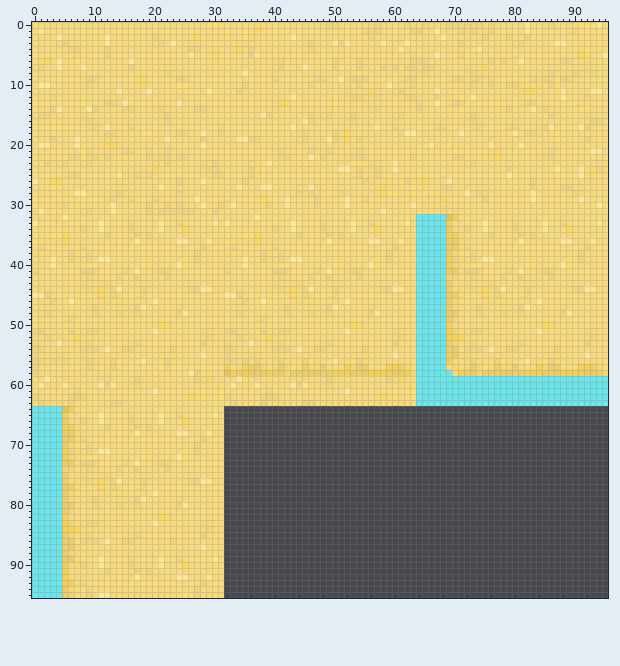
File history of a sprite sheet, assets/externalTileset/kascha/beach.png. This is how it looked before the edit.
The file is 96x96 pixels. Colours within 5 levels of each other are drawn and written as one.
New version:
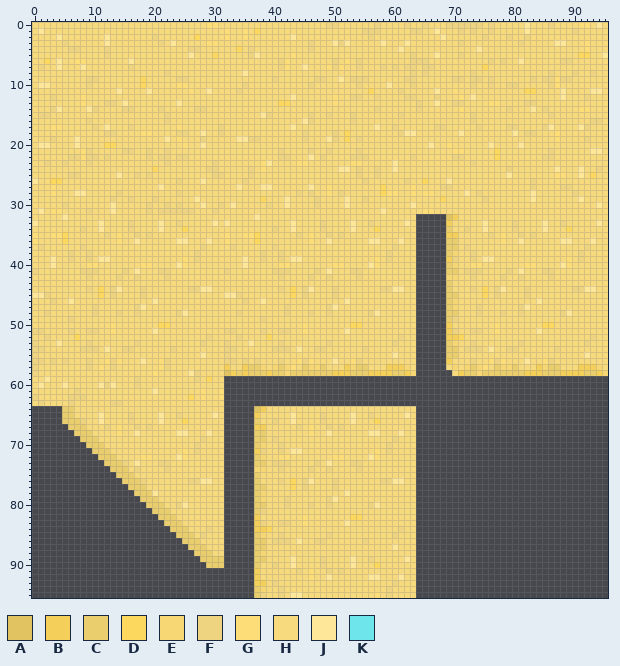
Palette (. is transparent): A #e1c362  B #f4d05b  C #eacd6d  D #fdd85f  E #f6d774  F #eed480  G #fddd77  H #f7da7e  J #ffe79a  K #6de5ea
Difference:
y 32..57: x 64..68 KKKKK -> .....
y 58: x 64..69 KKKKKK -> ......
y 59: x 32..95 HHJHHHHHHHHHHHHHHFHHHHHHHHHFHDHHKKKKKKKKKKKKKKKKKKKKKKKKKKKKKKKK -> ................................................................
y 60: x 32..95 HJHHHJHHHHHJFJHHHFHHHHHHHHHHHHHHKKKKKKKKKKKKKKKKKKKKKKKKKKKKKKKK -> ................................................................
y 61: x 32..95 HHHHHHHFHHHHHHHHHHHHJHHHHHHHGHHGKKKKKKKKKKKKKKKKKKKKKKKKKKKKKKKK -> ................................................................
y 62: x 32..95 FHHHHHFFFHHHHHHHHHHHHHHHHHDHGHHGKKKKKKKKKKKKKKKKKKKKKKKKKKKKKKKK -> ................................................................
y 63: x 32..95 HFHHHHFHHHHHHFFHHHHHHHHHHHHHHHHHKKKKKKKKKKKKKKKKKKKKKKKKKKKKKKKK -> ................................................................
y 64: x 0..6 KKKKKAB -> .....CC; x 37..63 ........................... -> ABHHHHHHHHHHHHHHHHHHHHHHHHH
y 65: x 0..6 KKKKKBH -> .....CC; x 37..63 ........................... -> BHHHHHJHHHHFHHHHJHHFHHHHHJH
y 66: x 0..4 KKKKK -> .....; x 6..7 HH -> CC; x 37..63 ........................... -> CHHFHHJHHHHFHHHHJHHHDHHHHHH
y 67: x 0..8 KKKKKBBHH -> ......CCC; x 37..63 ........................... -> BBHHHHHFHGHHFHFHHHHHHHHHHHH
y 68: x 0..9 KKKKKCCHHH -> .......CCC; x 37..63 ........................... -> CCHHHHHHHGHHJHHHHHHJJHHHJHH
y 69: x 0..10 KKKKKCCHFHH -> ........CCC; x 37..63 ........................... -> CCHFHHHHHHHHHHHHHHHHHHHFHHH
y 70: x 0..11 KKKKKCEHHFHH -> .........CCC; x 37..63 ........................... -> CEHHFHHHHHHHHHHHHHHHHHFHHHH
y 71: x 0..12 KKKKKBFHHFHJJ -> ..........CCC; x 37..63 ........................... -> BFHHFHJJHHHHHHHHHHHHGHFHHHH
y 72: x 0..13 KKKKKCEHHGGHHH -> ...........CCC; x 37..63 ........................... -> CEHHGGHHHHHHHGGHHHHJGHHHHHH
y 73: x 0..14 KKKKKCCHFFFHHHH -> ............CCC; x 37..63 ........................... -> CCHFFFHHHHFHJHHHFFHHHHHHHHH
y 74: x 0..15 KKKKKEEHHFHHHHFH -> .............CCC; x 37..63 ........................... -> EEHHFHHHHFHHFHHHHFHHHHHHHHH
y 75: x 0..16 KKKKKCHHHHHHHHHHH -> ..............CCC; x 37..63 ........................... -> CHHHHHHHHHHHHHHHHHHHHHHHHHH
y 76: x 0..17 KKKKKCHHHFHDHFJHHH -> ...............CCC; x 37..63 ........................... -> CHHHFHDHFJHHHFHHHHHHHFFJJHH
y 77: x 0..18 KKKKKCCHHHHDHFHHHHF -> ................CCC; x 37..63 ........................... -> CCHHHHDHFHHHHFHHHHHHHHHHHHH
y 78: x 0..19 KKKKKCEHHHHHHHHHHHHH -> .................CCC; x 37..63 ........................... -> CEHHHHHHHHHHHHHJHHHHHHHHHHH
y 79: x 0..20 KKKKKCEHHHFHHHHHHFJHH -> ..................CCC; x 37..63 ........................... -> CEHHHFHHHHHHFJHHHHHHHHHHHHH
y 80: x 0..21 KKKKKCCHHHFHHHFHHFHHHH -> ...................CCC; x 37..63 ........................... -> CCHHHFHHHFHHFHHHHHHFJHHHHHH
y 81: x 0..22 KKKKKCFHHHHHHHHHHHHHHHH -> ....................CCC; x 37..63 ........................... -> CFHHHHHHHHHHHHHHHHHHHHHHHHH
y 82: x 0..23 KKKKKBHHHHHHHGHHHHHHHDDH -> .....................CCC; x 37..63 ........................... -> BHHHHHHHGHHHHHHHDDHHHHHHHHH
y 83: x 0..24 KKKKKBFHHFFHHGHHHHHHJHHHH -> ......................CCC; x 37..63 ........................... -> BFHHFFHHGHHHHHHJHHHHHHHHHHH
y 84: x 0..25 KKKKKBBDHHHHHHHHHHHHHHHHHH -> .......................CCC; x 37..63 ........................... -> BBDHHHHHHHHHHHHHHHHHHHHHFHH
y 85: x 0..26 KKKKKCEHHFHHHHHHHFHHHHHHHHH -> ........................CCC; x 37..63 ........................... -> CEHHFHHHHHHHFHHHHHHHHHHFHHH
y 86: x 0..27 KKKKKCCHFFFHJHHFFHHHHHHFHHHH -> .........................CCC; x 37..63 ........................... -> CCHFFFHJHHFFHHHHHHFHHHHHHHH
y 87: x 0..28 KKKKKCCHHHHHHHHHHHHHHHHHHHHHJ -> ..........................CCC; x 37..63 ........................... -> CCHHHHHHHHHHHHHHHHHHHHHJHHH
y 88: x 0..29 KKKKKCEHHHHHHHHHHHHHHHHHHHHHHH -> ...........................CCC; x 37..63 ........................... -> CEHHHHHHHHHHHHHHHHHHHHHHHHH
y 89: x 0..31 KKKKKCCHHHHJHHHHFHHHHJHHFHHHHHJH -> ............................CCCC; x 37..63 ........................... -> CCHHHHJHHHHFHHHHJHHFHHHHHJH
y 90: x 0..31 KKKKKCHHFHHJHHHHFHHHHJHHHDHHHHHH -> .............................CCC; x 37..63 ........................... -> CHHFHHJHHHHFHHHHJHHHDHHHHHH
y 91: x 0..31 KKKKKBHHHHHHFHGHHFHFHHHHHHHHHHHH -> ................................; x 37..63 ........................... -> BHHHHHHFHGHHFHFHHHHHHHHHHHH
y 92: x 0..31 KKKKKBHHHHHHHHGHHJHHHHHHJJHHHJHH -> ................................; x 37..63 ........................... -> BHHHHHHHHGHHJHHHHHHJJHHHJHH
y 93: x 0..31 KKKKKBBHFHHHHHHHHHHHHHHHHHHHFHHH -> ................................; x 37..63 ........................... -> BBHFHHHHHHHHHHHHHHHHHHHFHHH
y 94: x 0..31 KKKKKCEHHFHHHHHHHHHHHHHHHHHFHHHH -> ................................; x 37..63 ........................... -> CEHHFHHHHHHHHHHHHHHHHHFHHHH
y 95: x 0..31 KKKKKCFHHFHJJHHHHHHHHHHHHGHFHHHH -> ................................; x 37..63 ........................... -> CFHHFHJJHHHHHHHHHHHHGHFHHHH
Where, in picture pixels (left, top, right, bottom), the same in both pictures:
changed: (224, 214, 608, 598)
changed: (32, 406, 224, 598)
